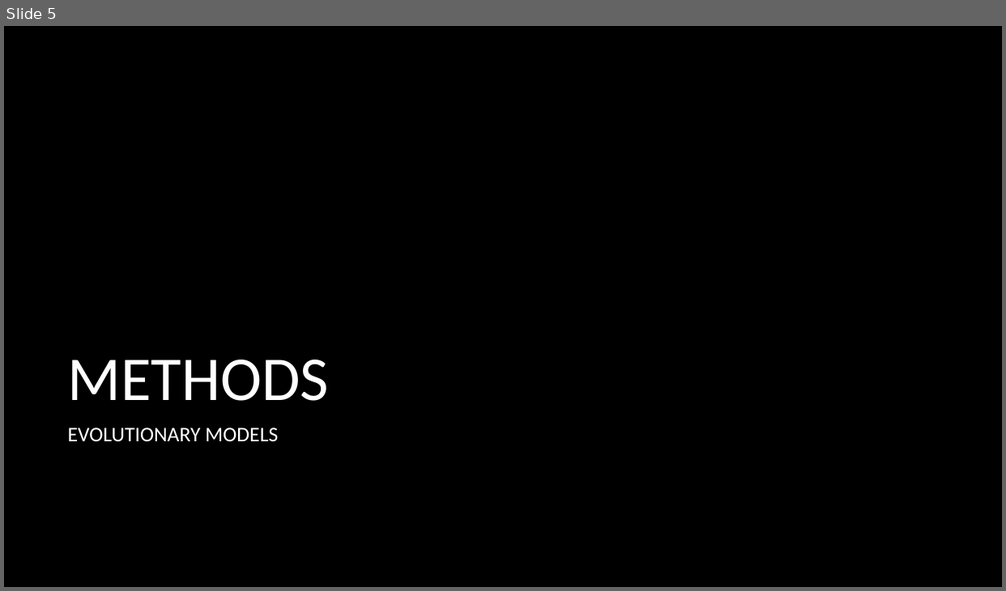
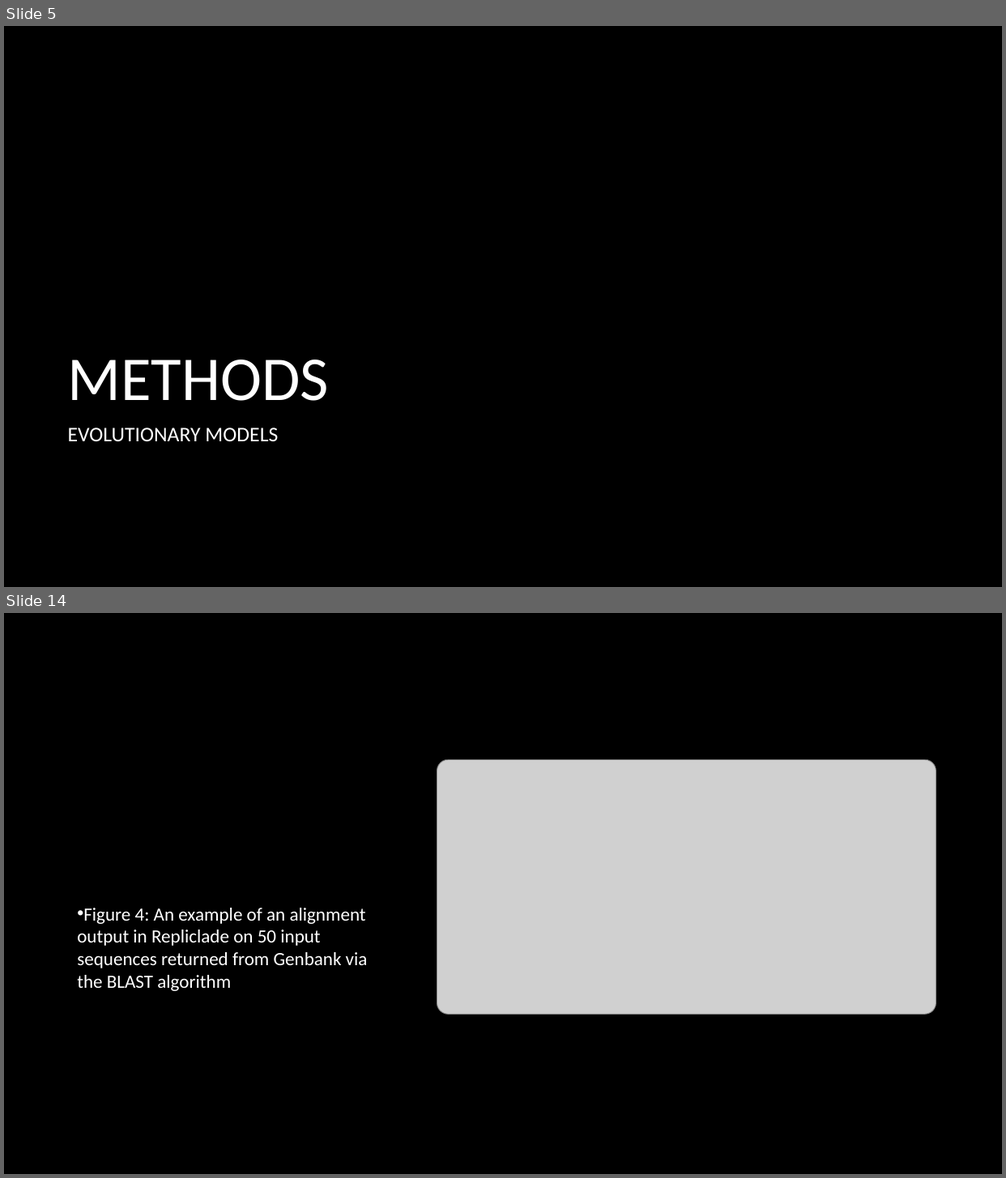
Before and after one commit to hakidehari/RepliClade, a slide deck: Repliclade_final/Repliclade.pptx. Shown one above the other, each under a label of ours: slide 5 before the commit, slides 5 and 14 after it; the slides between them are not shown. The pictures are 1006x591 and 1006x1178 pixels, drawn with LibreOffice and Linux fonts; fonts in the diff are those of the drawing; grey boxes stand for pictures; background and template pictures are left out. Boxes give left, top, right and bottom in pixels: in the first picture for what was removed or moved away, otherwise in the second. Text is boxed around its words. In the diff, an @@ line names an element or a change of style, - is before the commit and + after.

```diff
--- a/Repliclade_final/Repliclade.pptx
+++ b/Repliclade_final/Repliclade.pptx
@@ slide 14 added at (4, 613, 1002, 1174), background picture (left out) @@
@@ picture added at (437, 760, 936, 1014) @@
@@ text added at (77, 908, 368, 991), 18 pt, text #FFFFFF @@
+• Figure 4: An example of an alignment output in Repliclade on 50 input sequences returned from Genbank via the BLAST algorithm
```
Also in this commit, not shown: 5 slides changed, 14 other slides added, 2 other files.
